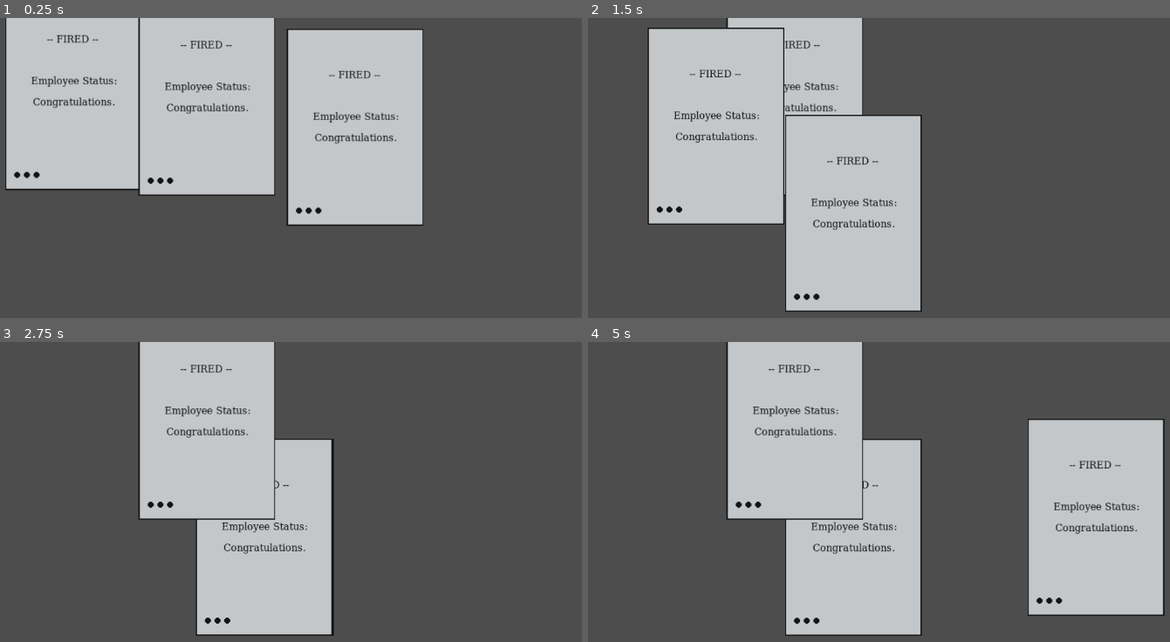
Above: before the commit, frames 1-4 (two rows, left to right).
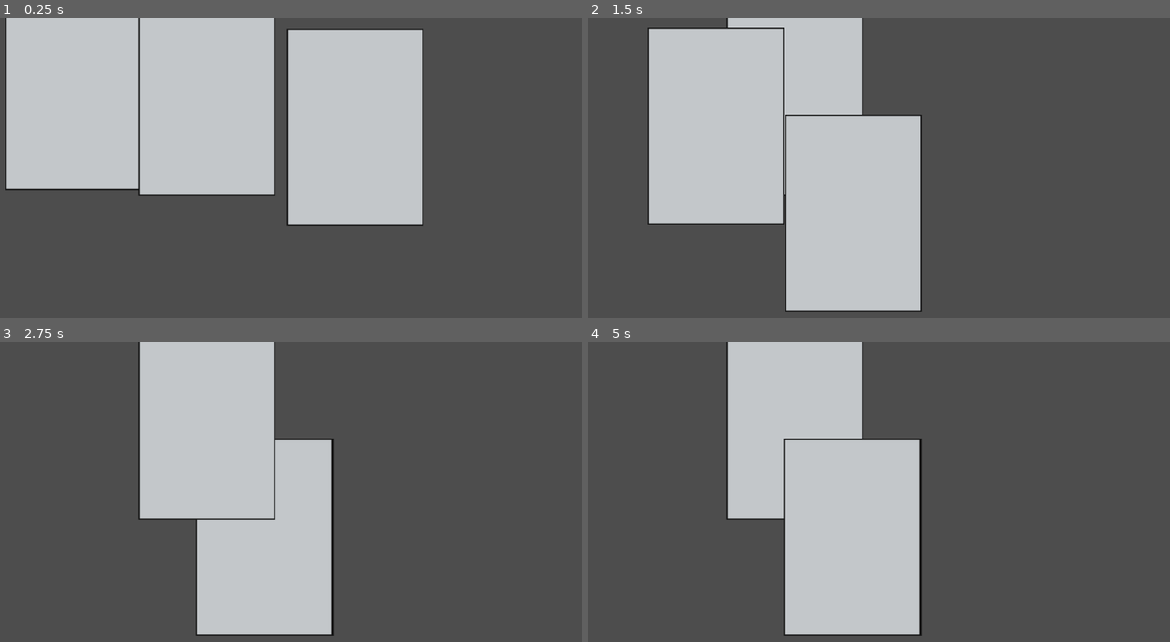
Above: after the commit, the same moments.

Repository: MilesTallia/tantalizing-tardigrades
Game: Godot game, scene res://Scenes/Game.tscn
Same seed, same stepped clock (60 frames per second), same inputs: the game is played once before the commit and once after it.
Inputs (mouse positions are in pixels of both pictures, inside the frame that each line leads up to):
- Up to frame 1 (0.25 s): no input
- Up to frame 2 (1.5 s): tap Enter at 0.5 s; drag from (943, 126) to (855, 213) at 0.52 s; tap Space at 1.25 s; drag from (663, 90) to (855, 213) at 1.27 s
- Up to frame 3 (2.75 s): move the mouse to (209, 420) at 2.02 s; click (209, 420) at 2.1 s
- Up to frame 4 (5 s): tap Enter at 2.75 s; drag from (820, 615) to (646, 480) at 2.77 s; move the mouse to (1059, 597) at 3.52 s; click (1059, 597) at 3.6 s; tap Space at 4.25 s; drag from (646, 480) to (1059, 597) at 4.27 s

The runs differ from the first frame. In frame 1, 1.8% of the frame differs, in the area x 2-69%, y 5-66%; in frame 2, 1.4%; in frame 3, 1.1%; in frame 4, 17%, in the area x 25-100%, y 7-98%.

Commit message:
empty paper

Diff:
--- a/middle-mismanagement/Scenes/Paper.tscn
+++ b/middle-mismanagement/Scenes/Paper.tscn
@@ -1,20 +1,10 @@
-[gd_scene load_steps=5 format=3 uid="uid://j1o0vx3bjnn5"]
+[gd_scene load_steps=4 format=3 uid="uid://j1o0vx3bjnn5"]
 
 [ext_resource type="Script" path="res://Scripts/Paper.gd" id="2"]
 [ext_resource type="Texture2D" uid="uid://jp5q47ch5mw1" path="res://Assets/large-paper.png" id="3"]
 
 [sub_resource type="RectangleShape2D" id="1"]
 size = Vector2(224.596, 325.194)
-
-[sub_resource type="FontFile" id="2"]
-subpixel_positioning = 0
-msdf_pixel_range = 14
-msdf_size = 128
-cache/0/16/0/ascent = 0.0
-cache/0/16/0/descent = 0.0
-cache/0/16/0/underline_position = 0.0
-cache/0/16/0/underline_thickness = 0.0
-cache/0/16/0/scale = 1.0
 
 [node name="Paper" type="CharacterBody2D"]
 collision_layer = 2
@@ -27,33 +17,12 @@
 visible = false
 shape = SubResource("1")
 
-[node name="Label" type="Label" parent="."]
-offset_left = -104.0
-offset_top = -118.0
-offset_right = 106.0
-offset_bottom = 121.0
-theme_override_colors/font_color = Color(0.0509804, 0.0509804, 0.0509804, 1)
-theme_override_fonts/font = SubResource("2")
-text = "Employee Status:
-
-
-
-
-
-Congratulations."
-horizontal_alignment = 1
-vertical_alignment = 1
-
-[node name="Label2" type="Label" parent="."]
-offset_left = -73.0
-offset_top = -97.0
-offset_right = 72.0
-offset_bottom = -74.0
-theme_override_colors/font_color = Color(0.0666667, 0.0666667, 0.0666667, 1)
-theme_override_fonts/font = SubResource("2")
-text = "-- FIRED --"
-horizontal_alignment = 1
-vertical_alignment = 1
+[node name="ColorRect" type="ColorRect" parent="."]
+offset_left = -103.0
+offset_top = 112.0
+offset_right = -48.0
+offset_bottom = 152.0
+color = Color(0.764706, 0.780392, 0.792157, 1)
 
 [connection signal="mouse_entered" from="." to="." method="mouse_entered"]
 [connection signal="mouse_exited" from="." to="." method="mouse_exited"]
